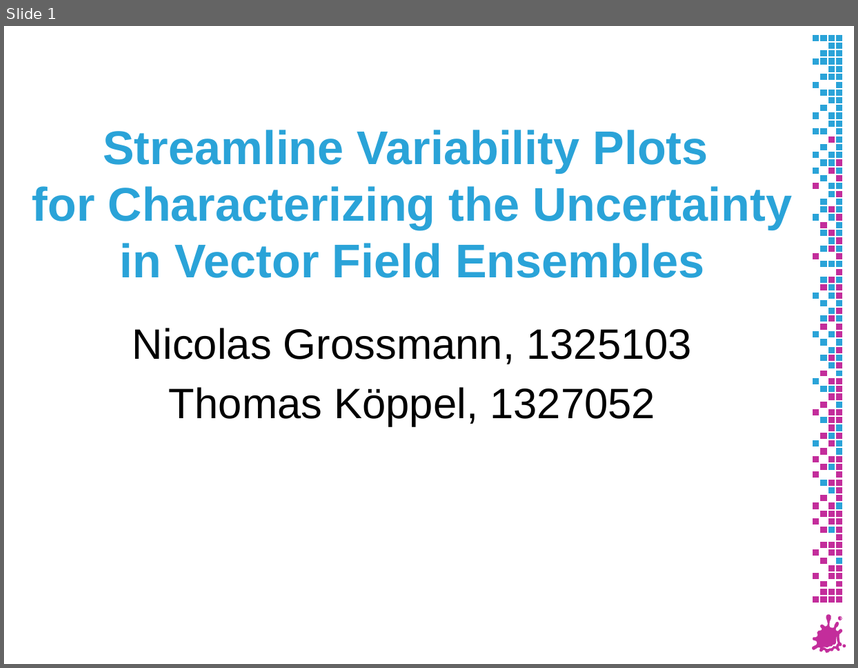
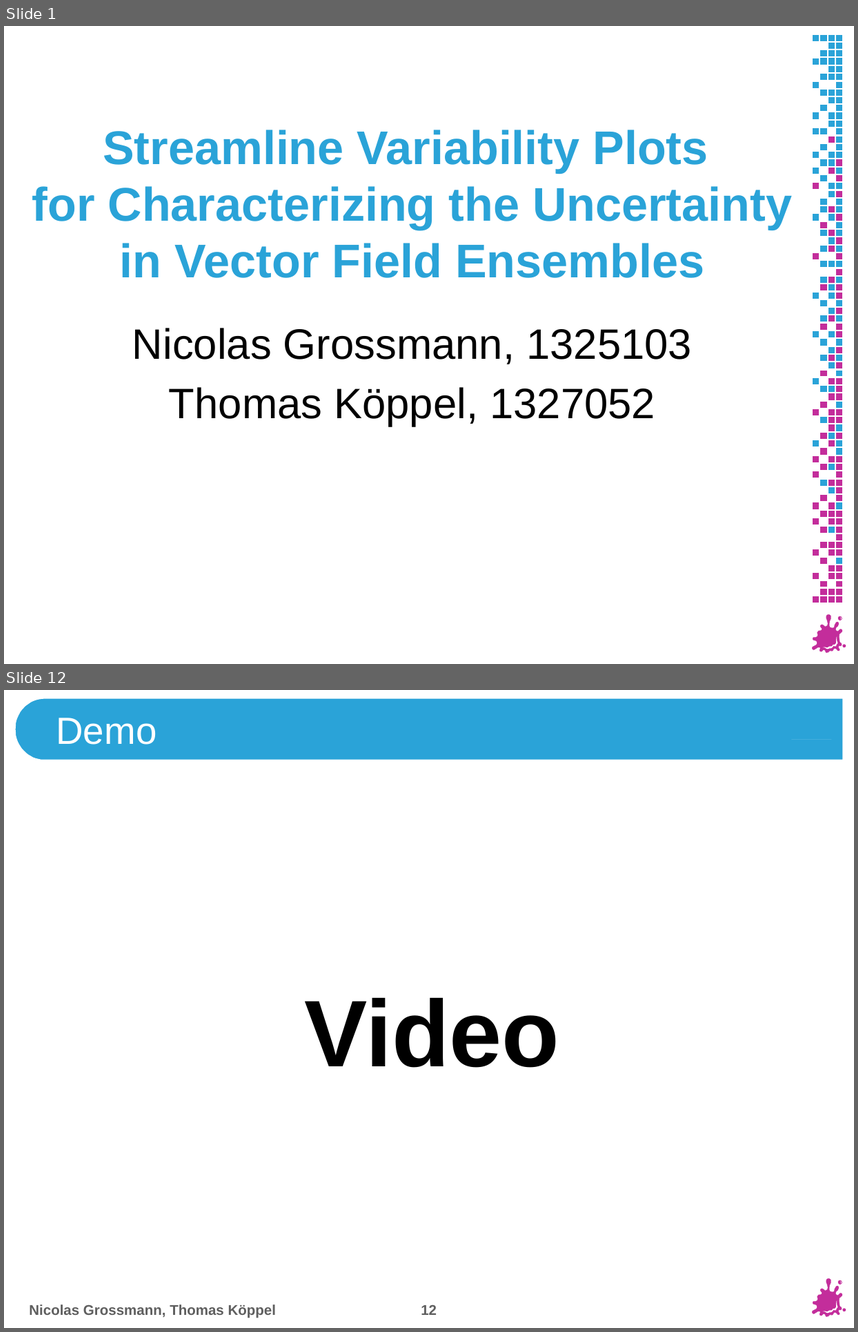
Before and after one commit to e1325103/SVP, a slide deck: Presentation/Presentation186.pptx. Shown one above the other, each under a label of ours: slide 1 before the commit, slides 1 and 12 after it; the slides between them are not shown. The pictures are 858x668 and 858x1332 pixels, drawn with LibreOffice and Linux fonts; fonts in the diff are those of the drawing; background and template pictures are left out. Boxes give left, top, right and bottom in pixels: in the first picture for what was removed or moved away, otherwise in the second. Text is boxed around its words. In the diff, an @@ line names an element or a change of style, - is before the commit and + after.

Commit message:
Presentation + Videos

```diff
--- a/Presentation/Presentation186.pptx
+++ b/Presentation/Presentation186.pptx
@@ slide 12 added at [4,690,854,1328], background #FFFFFF; not listed: 8 template elements that a slide beside it also shows @@
@@ freeform shape added at [15,698,844,760], fill #2AA3D8, outline #FFFFFF 1.25 pt @@
@@ title added at [56,718,156,745], 32 pt, text #FFFFFF @@
+Demo
@@ freeform shape added at [791,739,831,739], fill #FFFFFF @@
@@ text added at [305,997,560,1067], 80 pt, text #000000, bold @@
+Video
@@ text added at [29,1304,276,1318], 12 pt, text #5F5F5F, bold @@
+Nicolas Grossmann, Thomas Köppel
@@ page number added at [421,1304,437,1314], 12 pt, text #5F5F5F, bold @@
+12
```
Also in this commit, not shown: 5 slides changed, 6 other slides added, 6 other files.
